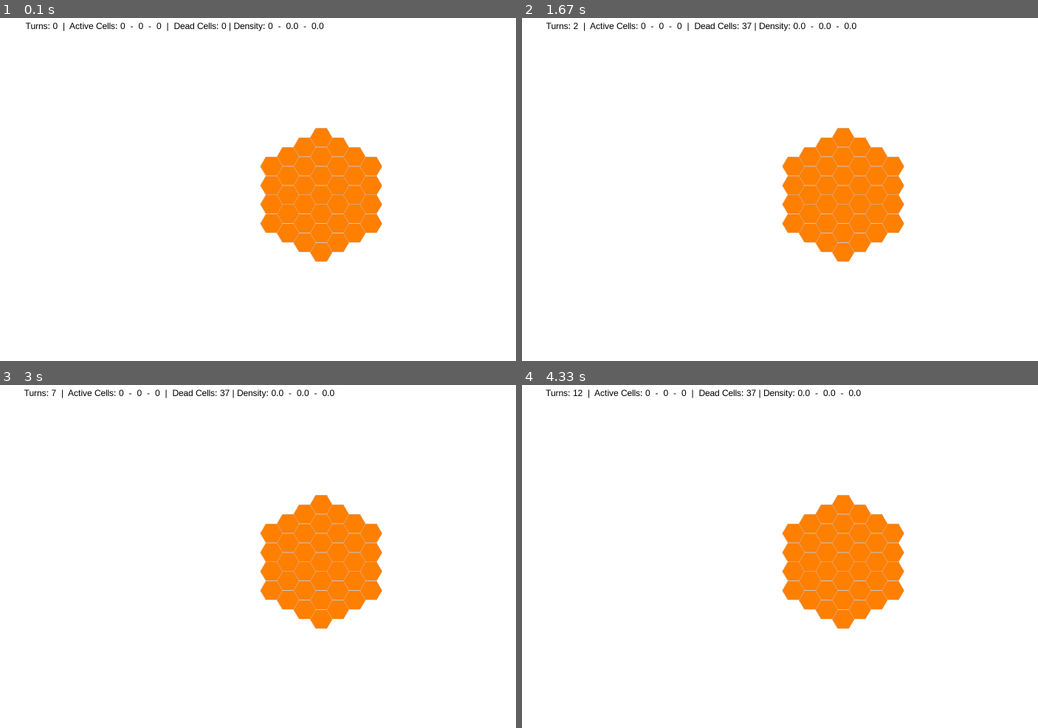
Above: before the commit, frames 1-4 (two rows, left to right).
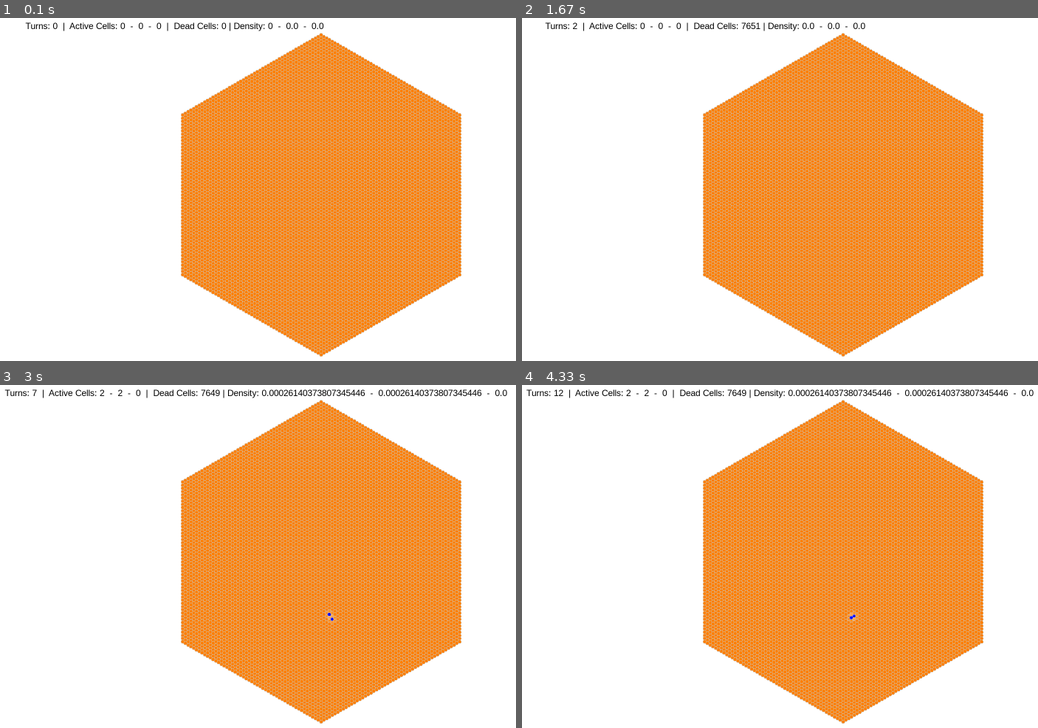
Above: after the commit, the same moments.

Repository: s4b4ch4br4v4/Pygame-Hexagonal-Cellular-Automata
Game: pygame game, started from main.py
Two runs of this game, one before a commit and one after it. Both use one fixed random seed, a clock stepped at 60 frames per second and the inputs below.
Inputs (mouse positions are in pixels of both pictures, inside the frame that each line leads up to):
- Up to frame 1 (0.1 s): no input
- Up to frame 2 (1.67 s): tap Space at 0.33, 1.4 s; click (909, 309) at 0.72 s; click (919, 240) at 1.05 s; click (outside the picture) at 1.42 s
- Up to frame 3 (3 s): tap Space at 1.7, 1.9, 2.23, 2.53, 2.73 s; click (330, 618) at 1.92 s; click (490, 642) at 2.25 s; click (495, 515) at 2.75 s
- Up to frame 4 (4.33 s): tap Space at 3.03, 3.3, 3.63, 3.93, 4.07 s; click (625, 611) at 3.32 s; click (651, 463) at 3.65 s; click (687, 652) at 4.08 s

The runs differ from the first frame. In frame 1, 35% of the frame differs, in the area x 35-90%, y 4-99%; in frame 2, 36%; in frame 3, 36%; in frame 4, 36%, in the area x 0-100%, y 1-99%.

Commit message:
You can now build walls on the grid. The walls itself are cells with a state -1 and they just exist and doesn't interrupt other cells.

Diff:
--- a/main.py
+++ b/main.py
@@ -21,13 +21,13 @@
 
 # Настройки конфигурации:
 SAVE_PATH = "data_of_initial_configurations"
-LOAD_PATH = "data_of_initial_configurations/initial_configuration_2024-10-15_22-13-39.txt"
+LOAD_PATH = "data_of_initial_configurations/initial_configuration_2024-10-23_14-40-11.txt"
 
 # Настройки экрана
 WIDTH, HEIGHT = 1800, 1400
 FPS = 30
-CELL_RADIUS = 30
-radius = 3
+CELL_RADIUS = 5
+radius = 50
 
 # Дифференциал цвета
 COLOR_D = 40
@@ -35,6 +35,7 @@
 # Цвета
 WHITE = (255, 255, 255)
 GRAY = (200, 200, 200)
+DARK_GRAY = (100, 100, 100)
 BLACK = (0, 0, 0)
 RED = (255, 0, 0)
 YELLOW = (255, 255, 0)
@@ -46,7 +47,8 @@
 colors = {
     0: GRAY,
     1: BLUE,
-    2: RED
+    2: RED,
+    -1: DARK_GRAY
 }
 
 # Счётчики
@@ -142,39 +144,40 @@
     new_state = state.copy()  # Create a copy for updates
 
     for cell in state:
-        neighbors = get_neighbors(cell)
-
-        # Count neighbors of different states
-        type1_neighbors = sum(state.get(neighbor, 0) == 1 for neighbor in neighbors)
-        type2_neighbors = sum(state.get(neighbor, 0) == 2 for neighbor in neighbors)
-
-        alive_neighbors = sum(state.get(neighbor, 0) > 0 for neighbor in neighbors)
-
-        current_state = state[cell]
-        new_state[cell] = 0  # Dies
-
-        if current_state == 0 and type1_neighbors * type2_neighbors != 0:
-            if type1_neighbors > type2_neighbors:
-                new_state[cell] = 1
+        if state[cell] != -1:
+            neighbors = get_neighbors(cell)
+
+            # Count neighbors of different states
+            type1_neighbors = sum(state.get(neighbor, 0) == 1 for neighbor in neighbors)
+            type2_neighbors = sum(state.get(neighbor, 0) == 2 for neighbor in neighbors)
+
+            alive_neighbors = sum(state.get(neighbor, 0) > 0 for neighbor in neighbors)
+
+            current_state = state[cell]
+            new_state[cell] = 0  # Dies
+
+            if current_state == 0 and type1_neighbors * type2_neighbors != 0:
+                if type1_neighbors > type2_neighbors:
+                    new_state[cell] = 1
+                    first_count = first_count + 1
+                if type1_neighbors < type2_neighbors:
+                    new_state[cell] = 2
+                    second_count = second_count + 1
+
+            if current_state == 0 and type1_neighbors * type2_neighbors == 0:
+                if type1_neighbors > type2_neighbors and (type1_neighbors == 2 or type1_neighbors == 3):
+                    new_state[cell] = 1
+                    first_count = first_count + 1
+                if type1_neighbors < type2_neighbors and (type2_neighbors == 2 or type2_neighbors == 3):
+                    new_state[cell] = 2
+                    second_count = second_count + 1
+
+            if current_state == 1 and (type1_neighbors == 2 or type1_neighbors == 3):
+                new_state[cell] = 1  # Become type 1
                 first_count = first_count + 1
-            if type1_neighbors < type2_neighbors:
-                new_state[cell] = 2
+            if current_state == 2 and (type2_neighbors == 2 or type2_neighbors == 3):
+                new_state[cell] = 2  # Become type 2
                 second_count = second_count + 1
-
-        if current_state == 0 and type1_neighbors * type2_neighbors == 0:
-            if type1_neighbors > type2_neighbors and (type1_neighbors == 2 or type1_neighbors == 3):
-                new_state[cell] = 1
-                first_count = first_count + 1
-            if type1_neighbors < type2_neighbors and (type2_neighbors == 2 or type2_neighbors == 3):
-                new_state[cell] = 2
-                second_count = second_count + 1
-
-        if current_state == 1 and (type1_neighbors == 2 or type1_neighbors == 3):
-            new_state[cell] = 1  # Become type 1
-            first_count = first_count + 1
-        if current_state == 2 and (type2_neighbors == 2 or type2_neighbors == 3):
-            new_state[cell] = 2  # Become type 2
-            second_count = second_count + 1
 
     state = new_state  # Apply the new state
 
@@ -246,7 +249,7 @@
 
     with open(file_path, 'w') as file:
         for cell, state_value in state.items():
-            if state_value == 1 or state_value == 2:  # Сохраняем только живые клетки
+            if state_value == 1 or state_value == 2 or state_value == -1:  # Сохраняем только живые клетки
                 q, r = cell
                 file.write(f"{q},{r}\n")
                 file.write(f"{state_value}\n")  # Сохраняем значение состояния (0 или 1)
@@ -320,7 +323,13 @@
                 for cell in grid:
                     x, y = hex_to_pixel(*cell)
                     if m.dist(pos, (x, y)) < CELL_RADIUS:
-                        state[cell] = (state[cell] + 1) % 3  # Переключение состояния циклически. % на кол. состояний!
+                        if event.button == 1:
+                            state[cell] = (state[cell] + 1) % 3  # Переключение между 0, 1, 2 для обычных клеток
+                        elif event.button == 3:
+                            if state[cell] == -1:
+                                state[cell] = 0
+                            else:
+                                state[cell] = -1
             elif event.type == pygame.KEYDOWN:
                 if event.key == pygame.K_SPACE:
                     simulation_started = True
Not shown, changed: .gitignore
